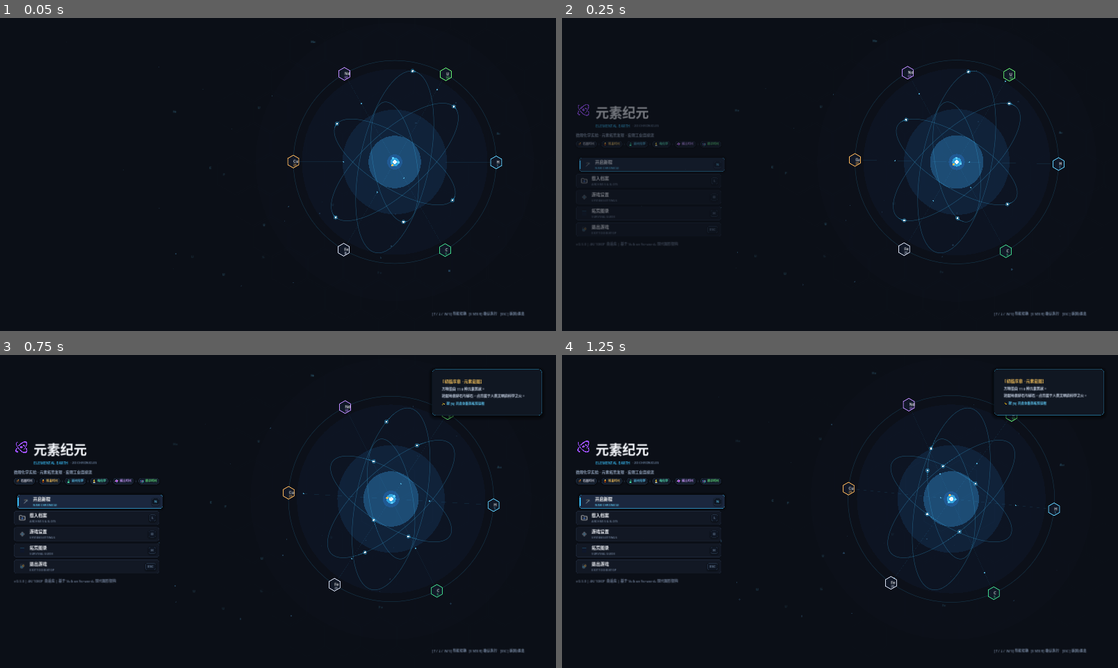
Above: before the commit, frames 1-4 (two rows, left to right).
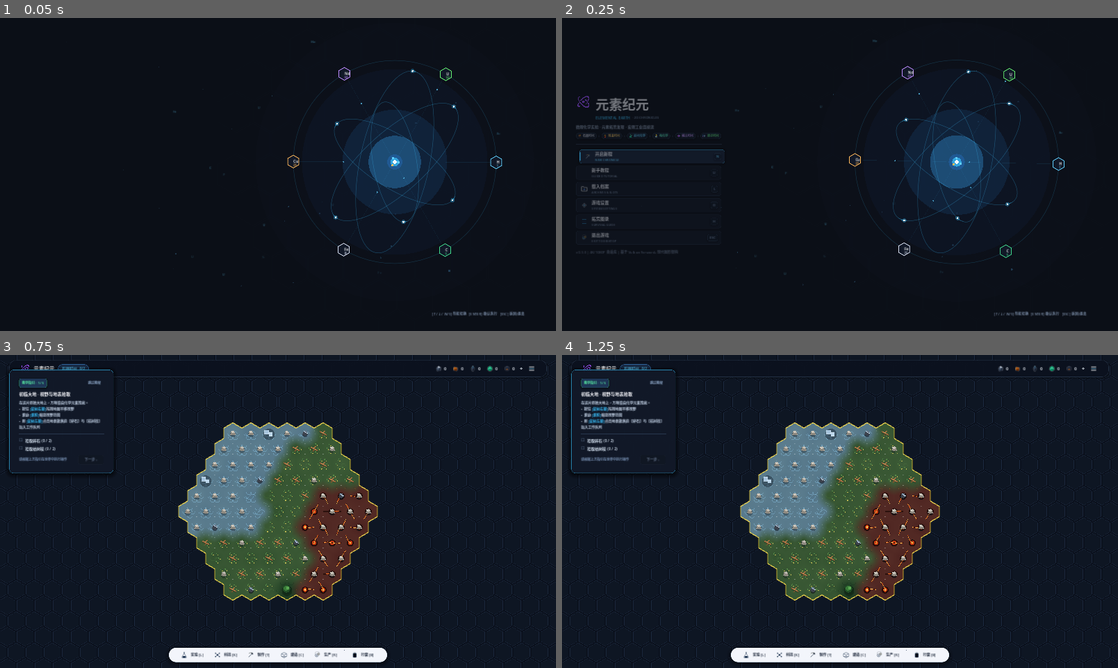
Above: after the commit, the same moments.

Repository: imlinhanchao/elemental-earth-2d
Game: Godot game, scene res://src/scenes/main_menu.tscn
The game is run twice, just before and just after one commit, with the same random seed, the same clock (stepped at 60 frames per second) and the same inputs.
Inputs (mouse positions are in pixels of both pictures, inside the frame that each line leads up to):
- Up to frame 1 (0.05 s): no input
- Up to frame 2 (0.25 s): no input
- Up to frame 3 (0.75 s): click (88, 508) at 0.52 s
- Up to frame 4 (1.25 s): no input

Frame 1 is identical in both runs. In frame 2, 1.6% of the frame differs, in the area x 2-30%, y 24-76%; in frame 3, 28%; in frame 4, 28%, in the area x 0-100%, y 0-100%.

Commit message:
feat: implement guided tutorial system, auto-tutorial on first start, and main menu tutorial entry

Diff:
--- a/src/core/game_state.gd
+++ b/src/core/game_state.gd
@@ -26,6 +26,13 @@
 signal tile_depleted(hex: Vector2i)
 signal tile_respawned(hex: Vector2i)
 signal structure_built(structure_key: String, hex: Vector2i)
+
+signal tutorial_step_changed(step: int)
+signal tutorial_state_changed(active: bool)
+signal tutorial_completed
+
+var is_tutorial_active: bool = false
+var tutorial_step: int = 0
 
 var sim: Simulation
 
@@ -233,3 +240,33 @@
 
 func reset_to_new_game() -> void:
 	sim.reset_to_new_game()
+	is_tutorial_active = false
+	tutorial_step = 0
+
+func start_tutorial() -> void:
+	is_tutorial_active = true
+	tutorial_step = 0
+	tutorial_state_changed.emit(true)
+	tutorial_step_changed.emit(0)
+
+func next_tutorial_step() -> void:
+	tutorial_step += 1
+	tutorial_step_changed.emit(tutorial_step)
+
+func set_tutorial_step(step: int) -> void:
+	tutorial_step = step
+	tutorial_step_changed.emit(tutorial_step)
+
+func complete_tutorial() -> void:
+	is_tutorial_active = false
+	SettingsManager.set_tutorial_completed(true)
+	tutorial_state_changed.emit(false)
+	tutorial_completed.emit()
+	post_notice("🎉 恭喜完成【文明拓荒教程】！现在尽情谱写你的文明进化史册吧！", Color(0.2, 0.9, 0.5))
+
+func skip_tutorial() -> void:
+	is_tutorial_active = false
+	SettingsManager.set_tutorial_completed(true)
+	tutorial_state_changed.emit(false)
+	tutorial_completed.emit()
+	post_notice("已跳过新手教程，进入自由沙盒探索模式！", Color(0.38, 0.82, 1.0))
--- a/src/core/settings_manager.gd
+++ b/src/core/settings_manager.gd
@@ -11,10 +11,17 @@
 	"sfx_volume": 1.0,
 	"fullscreen": false,
 	"auto_save_interval": 45.0,
-	"camera_drag_speed": 1.0
+	"camera_drag_speed": 1.0,
+	"tutorial_completed": false
 }
 
 static var _initialized: bool = false
+
+static func is_tutorial_completed() -> bool:
+	return bool(get_setting("tutorial_completed", false))
+
+static func set_tutorial_completed(completed: bool) -> void:
+	set_setting("tutorial_completed", completed)
 
 static func load_settings() -> void:
 	if not FileAccess.file_exists(SETTINGS_FILE):
--- a/src/scenes/main_menu.gd
+++ b/src/scenes/main_menu.gd
@@ -15,6 +15,7 @@
 
 @onready var btn_continue = $SafeMargin/LayoutHBox/MainPanel/MenuBox/BtnContinue
 @onready var btn_new_game = $SafeMargin/LayoutHBox/MainPanel/MenuBox/BtnNewGame
+@onready var btn_tutorial = $SafeMargin/LayoutHBox/MainPanel/MenuBox/BtnTutorial
 @onready var btn_load_game = $SafeMargin/LayoutHBox/MainPanel/MenuBox/BtnLoadGame
 @onready var btn_settings = $SafeMargin/LayoutHBox/MainPanel/MenuBox/BtnSettings
 @onready var btn_guide = $SafeMargin/LayoutHBox/MainPanel/MenuBox/BtnGuide
@@ -217,6 +218,7 @@
 func _setup_buttons() -> void:
 	_configure_menu_btn(btn_continue, "继续游戏", "RESUME EXPLORATION", "res://assets/icons/save.svg", "ENTER")
 	_configure_menu_btn(btn_new_game, "开启新程", "NEW CHRONICLE", "res://assets/icons/tab_craft.svg", "N")
+	_configure_menu_btn(btn_tutorial, "新手教程", "GUIDED TUTORIAL", "res://assets/icons/tab_experiment.svg", "U")
 	_configure_menu_btn(btn_load_game, "载入档案", "ARCHIVES & SLOTS", "res://assets/icons/load.svg", "L")
 	_configure_menu_btn(btn_settings, "游戏设置", "SYSTEM SETTINGS", "res://assets/icons/settings.svg", "O")
 	_configure_menu_btn(btn_guide, "拓荒图录", "SURVIVAL GUIDE", "res://assets/icons/periodic_table.svg", "H")
@@ -574,6 +576,7 @@
 func _bind_buttons() -> void:
 	btn_continue.pressed.connect(_on_continue_pressed)
 	btn_new_game.pressed.connect(_on_new_game_pressed)
+	btn_tutorial.pressed.connect(_on_tutorial_pressed)
 	btn_load_game.pressed.connect(_on_load_game_pressed)
 	btn_settings.pressed.connect(func(): settings_modal.open())
 	btn_guide.pressed.connect(func(): guide_modal.visible = true)
@@ -618,6 +621,9 @@
 			elif event.keycode == KEY_N:
 				_on_new_game_pressed()
 				get_viewport().set_input_as_handled()
+			elif event.keycode == KEY_U:
+				_on_tutorial_pressed()
+				get_viewport().set_input_as_handled()
 			elif event.keycode == KEY_L:
 				_on_load_game_pressed()
 				get_viewport().set_input_as_handled()
@@ -650,12 +656,33 @@
 		pending_action = func():
 			GameState.reset_to_new_game()
 			SaveManager.pending_load_slot = ""
+			if not SettingsManager.is_tutorial_completed():
+				GameState.start_tutorial()
 			get_tree().change_scene_to_file("res://src/scenes/world.tscn")
 		confirm_dialog.visible = true
 		btn_confirm_ok.grab_focus()
 	else:
 		GameState.reset_to_new_game()
 		SaveManager.pending_load_slot = ""
+		if not SettingsManager.is_tutorial_completed():
+			GameState.start_tutorial()
+		get_tree().change_scene_to_file("res://src/scenes/world.tscn")
+
+func _on_tutorial_pressed() -> void:
+	var latest_slot = SaveManager.get_latest_save_slot()
+	if latest_slot != "":
+		confirm_text.text = "进入新手教程将重置当前世界状态以开启教学演练。\n确认开启新手教程吗？"
+		pending_action = func():
+			GameState.reset_to_new_game()
+			SaveManager.pending_load_slot = ""
+			GameState.start_tutorial()
+			get_tree().change_scene_to_file("res://src/scenes/world.tscn")
+		confirm_dialog.visible = true
+		btn_confirm_ok.grab_focus()
+	else:
+		GameState.reset_to_new_game()
+		SaveManager.pending_load_slot = ""
+		GameState.start_tutorial()
 		get_tree().change_scene_to_file("res://src/scenes/world.tscn")
 
 func _on_load_game_pressed() -> void:
--- a/src/scenes/main_menu.tscn
+++ b/src/scenes/main_menu.tscn
@@ -98,6 +98,10 @@
 layout_mode = 2
 
 [node name="BtnNewGame" type="Button" parent="SafeMargin/LayoutHBox/MainPanel/MenuBox"]
+custom_minimum_size = Vector2(0, 48)
+layout_mode = 2
+
+[node name="BtnTutorial" type="Button" parent="SafeMargin/LayoutHBox/MainPanel/MenuBox"]
 custom_minimum_size = Vector2(0, 48)
 layout_mode = 2
 
--- a/src/scenes/world.gd
+++ b/src/scenes/world.gd
@@ -84,7 +84,7 @@
 		var target = SaveManager.pending_load_slot
 		SaveManager.pending_load_slot = ""
 		SaveManager.load_from_slot(target, self)
-	elif SaveManager.has_any_save() and GameState.inventory.items.is_empty() and GameState.current_era == 0 and GameState.discovered_elements.is_empty():
+	elif not GameState.is_tutorial_active and SaveManager.has_any_save() and GameState.inventory.items.is_empty() and GameState.current_era == 0 and GameState.discovered_elements.is_empty():
 		var latest = SaveManager.get_latest_save_slot()
 		if latest != "":
 			SaveManager.load_from_slot(latest, self)
@@ -119,6 +119,14 @@
 	elif arg_name == "--screenshot-codex":
 		hud.lab_modal.open()
 		hud.lab_modal._switch_tab(1)
+	elif arg_name == "--screenshot-tutorial":
+		GameState.start_tutorial()
+		hud.tutorial_dock.visible = true
+		camera.position = Vector2.ZERO
+		camera.zoom = Vector2(1.0, 1.0)
+		target_zoom = Vector2(1.0, 1.0)
+		camera.reset_smoothing()
+		terrain_layer.queue_redraw()
 	elif arg_name == "--screenshot-hud":
 		camera.position = Vector2.ZERO
 		camera.zoom = Vector2(1.0, 1.0)
--- a/src/ui/hud.gd
+++ b/src/ui/hud.gd
@@ -81,6 +81,7 @@
 @onready var settings_modal = $SettingsModal
 @onready var pause_menu = $PauseMenu
 @onready var inventory_modal = $InventoryModal
+@onready var tutorial_dock = $TutorialDock
 
 var current_nearby_furnace: Node2D = null
 
@@ -99,6 +100,8 @@
 	settings_modal.theme = sc_theme
 	pause_menu.theme = sc_theme
 	inventory_modal.theme = sc_theme
+	tutorial_dock.theme = sc_theme
+	tutorial_dock.visible = GameState.is_tutorial_active
 
 	GameState.notification_posted.connect(_on_notification_posted)
 	GameState.element_discovered.connect(_on_element_discovered)
--- a/src/ui/hud.tscn
+++ b/src/ui/hud.tscn
@@ -30,6 +30,7 @@
 [ext_resource type="Texture2D" uid="uid://np0ohxfoele7" path="res://assets/icons/res_iron.svg" id="28_iron"]
 [ext_resource type="Texture2D" uid="uid://dyrxpwev141wl" path="res://assets/icons/res_salt.svg" id="29_salt"]
 [ext_resource type="Texture2D" uid="uid://dxfqc18wxj5s5" path="res://assets/icons/res_sulfur.svg" id="30_sulfur"]
+[ext_resource type="PackedScene" path="res://src/ui/tutorial_dock.tscn" id="19_tut_dock"]
 
 [node name="HUD" type="CanvasLayer"]
 script = ExtResource("1_hud")
@@ -522,3 +523,6 @@
 
 [node name="InventoryModal" parent="." instance=ExtResource("18_inv_modal")]
 visible = false
+
+[node name="TutorialDock" parent="." instance=ExtResource("19_tut_dock")]
+visible = false
--- /dev/null
+++ b/src/ui/tutorial_dock.gd
@@ -0,0 +1,252 @@
+# tutorial_dock.gd
+# 现代化科学沉浸式新手教学悬浮导引坞: 动态步骤任务链、实时条件追踪、快捷键高亮、完成推进与跳过
+extends Control
+
+const ThemeStyler = preload("res://src/ui/theme_styler.gd")
+
+signal tutorial_finished
+signal tutorial_skipped
+
+@onready var panel_container = $PanelContainer
+@onready var header_hbox = $PanelContainer/Margin/VBox/HeaderHBox
+@onready var step_badge = $PanelContainer/Margin/VBox/HeaderHBox/StepBadge
+@onready var step_badge_lbl = $PanelContainer/Margin/VBox/HeaderHBox/StepBadge/BadgeLbl
+@onready var btn_skip = $PanelContainer/Margin/VBox/HeaderHBox/BtnSkip
+
+@onready var title_lbl = $PanelContainer/Margin/VBox/TitleLabel
+@onready var desc_lbl = $PanelContainer/Margin/VBox/DescLabel
+@onready var goals_vbox = $PanelContainer/Margin/VBox/GoalsVBox
+
+@onready var footer_hbox = $PanelContainer/Margin/VBox/FooterHBox
+@onready var status_lbl = $PanelContainer/Margin/VBox/FooterHBox/StatusLbl
+@onready var btn_next = $PanelContainer/Margin/VBox/FooterHBox/BtnNext
+
+# 教学步骤元数据定义
+const STAGES: Array[Dictionary] = [
+	{
+		"title": "初临大地 · 视野与地表拾取",
+		"desc": "在这片原始大地上，万物皆由化学元素筑就。\n• 按住 [color=#38bdf8][鼠标右键][/color] 拖拽地图平移视野\n• 滚动 [color=#38bdf8][滚轮][/color] 缩放视野范围\n• 用 [color=#38bdf8][鼠标左键][/color] 点击地表散落的【碎石】与【枯树枝】加入工作队列",
+		"goals": [
+			{"id": "stone", "text": "拾取碎石", "target": 2},
+			{"id": "stick", "text": "拾取枯树枝", "target": 2}
+		]
+	},
+	{
+		"title": "锐利石刃 · 寻找燧石与盐湖汲水",
+		"desc": "坚硬锐利的石刃是制作第一柄工具的关键：\n• 在原野中寻找带深色青蓝刃口的【燧石】并点击拾取\n• 前往西侧灰蓝色的水泊，点击【盐湖】汲取天然盐水",
+		"goals": [
+			{"id": "flint", "text": "拾取燧石", "target": 1},
+			{"id": "water", "text": "盐湖汲水", "target": 1}
+		]
+	},
+	{
+		"title": "工匠破雾 · 打造手斧与橡树现形",
+		"desc": "素材已齐备！正式迈向石器工匠时代：\n• 按键盘快捷键 [color=#38bdf8][T][/color] 呼出底部【制作栏】\n• 打造你的第一件工具【原始燧石手斧】\n• 制作完成后工具将自动装配——观察大地图：深林处的【大橡树】破除迷雾显现了！",
+		"goals": [
+			{"id": "axe", "text": "打造并装备原始燧石斧", "target": 1}
+		]
+	},
+	{
+		"title": "伐木拓荒 · 采伐原木与构筑营地",
+		"desc": "手斧赋予了你砍伐坚硬林木的生产力：\n• 点击显现的大橡树，采伐【原木】\n• 提示：右键单点地块可呼出【批次/无尽开采】菜单\n• 收集木材后，按快捷键 [color=#38bdf8][C][/color] 建造一座【原始篝火堆】！",
+		"goals": [
+			{"id": "wood", "text": "砍伐获取原木", "target": 4},
+			{"id": "structure", "text": "建造原始篝火堆或熔炉", "target": 1}
+		]
+	},
+	{
+		"title": "科学晨曦 · 科技星图与化学圣殿",
+		"desc": "火与工具点燃了人类理性的第一缕晨光：\n• 按键盘 [color=#38bdf8][K][/color] 查阅 40 项全景【科技星图】，研读前沿突破\n• 按键盘 [color=#38bdf8][L][/color] 进入【微观化学实验台】，探秘 118 种元素合成之道\n• 恭喜你掌握了生存与科研之法，广袤的元素宇宙已为你敞开！",
+		"goals": [
+			{"id": "complete", "text": "启程迈入自由沙盒", "target": 1}
+		]
+	}
+]
+
+var current_stage_idx: int = 0
+var goal_checkboxes: Array[Dictionary] = []
+var stage_completed: bool = false
+var pulse_time: float = 0.0
+
+func _ready() -> void:
+	_apply_styles()
+	_bind_events()
+	_load_stage(GameState.tutorial_step)
+
+	GameState.tutorial_step_changed.connect(func(step):
+		_load_stage(step)
+	)
+	GameState.tutorial_state_changed.connect(func(active):
+		visible = active
+	)
+
+func _process(delta: float) -> void:
+	if not visible:
+		return
+
+	_check_current_goals()
+
+	if stage_completed and is_instance_valid(btn_next):
+		pulse_time += delta * 4.0
+		var glow = 0.85 + sin(pulse_time) * 0.15
+		btn_next.modulate = Color(glow, 1.0, glow)
+
+func _apply_styles() -> void:
+	# 悬浮磨砂现代深蓝玻璃卡片
+	var card_box = ThemeStyler.create_card_box(14, Color(0.07, 0.10, 0.16, 0.94), Color(0.22, 0.74, 0.97, 0.75))
+	card_box.content_margin_left = 18
+	card_box.content_margin_top = 16
+	card_box.content_margin_right = 18
+	card_box.content_margin_bottom = 16
+	card_box.shadow_color = Color(0.0, 0.0, 0.0, 0.55)
+	card_box.shadow_size = 16
+	card_box.shadow_offset = Vector2(0, 4)
+	panel_container.add_theme_stylebox_override("panel", card_box)
+
+	# 进度药丸徽章
+	var badge_box = ThemeStyler.create_pill_box(6, Color(0.12, 0.22, 0.35, 0.95), Color(0.25, 0.85, 0.55, 0.8))
+	badge_box.content_margin_left = 10
+	badge_box.content_margin_right = 10
+	badge_box.content_margin_top = 3
+	badge_box.content_margin_bottom = 3
+	step_badge.add_theme_stylebox_override("panel", badge_box)
+
+	# 下一步按钮样式
+	var next_box = ThemeStyler.create_pill_box(8, Color(0.12, 0.45, 0.35, 0.95), Color(0.25, 0.95, 0.65, 0.9))
+	next_box.content_margin_left = 14
+	next_box.content_margin_right = 14
+	next_box.content_margin_top = 6
+	next_box.content_margin_bottom = 6
+	btn_next.add_theme_stylebox_override("normal", next_box)
+
+	var next_hover = ThemeStyler.create_pill_box(8, Color(0.16, 0.60, 0.45, 1.0), Color(0.40, 1.0, 0.75, 1.0))
+	next_hover.content_margin_left = 14
+	next_hover.content_margin_right = 14
+	next_hover.content_margin_top = 6
+	next_hover.content_margin_bottom = 6
+	btn_next.add_theme_stylebox_override("hover", next_hover)
+	btn_next.add_theme_stylebox_override("pressed", next_hover)
+
+func _bind_events() -> void:
+	btn_next.pressed.connect(_on_next_pressed)
+	btn_skip.pressed.connect(_on_skip_pressed)
+
+func _load_stage(stage_idx: int) -> void:
+	if stage_idx < 0: stage_idx = 0
+	if stage_idx >= STAGES.size():
+		_finish_tutorial()
+		return
+
+	current_stage_idx = stage_idx
+	stage_completed = false
+	pulse_time = 0.0
+	btn_next.modulate = Color.WHITE
+
+	var stage = STAGES[current_stage_idx]
+	step_badge_lbl.text = "教学指引 · %d / %d" % [current_stage_idx + 1, STAGES.size()]
+	title_lbl.text = stage["title"]
+	desc_lbl.text = stage["desc"]
+
+	# 重建目标清单
+	for c in goals_vbox.get_children():
+		c.queue_free()
+	goal_checkboxes.clear()
+
+	for g in stage["goals"]:
+		var hbox = HBoxContainer.new()
+		hbox.add_theme_constant_override("separation", 8)
+
+		var icon_lbl = Label.new()
+		icon_lbl.name = "Icon"
+		icon_lbl.text = "☐"
+		icon_lbl.add_theme_font_size_override("font_size", 14)
+		icon_lbl.add_theme_color_override("font_color", Color(0.5, 0.6, 0.75))
+		hbox.add_child(icon_lbl)
+
+		var text_lbl = Label.new()
+		text_lbl.name = "Text"
+		text_lbl.text = "%s (0 / %d)" % [g["text"], g["target"]]
+		text_lbl.add_theme_font_size_override("font_size", 13)
+		text_lbl.add_theme_color_override("font_color", Color(0.85, 0.90, 0.96))
+		hbox.add_child(text_lbl)
+
+		goals_vbox.add_child(hbox)
+		goal_checkboxes.append({
+			"id": g["id"],
+			"target": g["target"],
+			"text": g["text"],
+			"icon_lbl": icon_lbl,
+			"text_lbl": text_lbl
+		})
+
+	if current_stage_idx == STAGES.size() - 1:
+		btn_next.text = "完成教学 🎉"
+	else:
+		btn_next.text = "下一步 ›"
+
+	_check_current_goals()
+
+func _check_current_goals() -> void:
+	if current_stage_idx >= STAGES.size():
+		return
+
+	var all_met = true
+
+	for item in goal_checkboxes:
+		var gid = item["id"]
+		var target = item["target"]
+		var current = 0
+
+		match gid:
+			"stone":
+				current = GameState.inventory.get_count("stone")
+			"stick":
+				current = GameState.inventory.get_count("stick")
+			"flint":
+				current = GameState.inventory.get_count("flint")
+			"water":
+				current = GameState.inventory.get_count("water")
+			"axe":
+				current = 1 if GameState.equipped_tools.get("axe", "bare_hands") == "flint_axe" else 0
+			"wood":
+				current = GameState.inventory.get_count("wood")
+			"structure":
+				current = 1 if (GameState.built_furnaces.size() > 0 or GameState.inventory.get_count("fire_pit") > 0) else 0
+			"complete":
+				current = 1
+
+		var met = (current >= target)
+		if not met:
+			all_met = false
+
+		item["icon_lbl"].text = "☑" if met else "☐"
+		item["icon_lbl"].add_theme_color_override("font_color", Color(0.25, 0.95, 0.55) if met else Color(0.45, 0.55, 0.68))
+		item["text_lbl"].text = "%s (%d / %d)" % [item["text"], min(current, target), target]
+		item["text_lbl"].add_theme_color_override("font_color", Color(0.25, 0.95, 0.55) if met else Color(0.85, 0.90, 0.96))
+
+	stage_completed = all_met
+	btn_next.disabled = not stage_completed
+	if stage_completed:
+		status_lbl.text = "⚡ 阶段目标已达成！点击进入下一步"
+		status_lbl.add_theme_color_override("font_color", Color(0.25, 0.95, 0.55))
+	else:
+		status_lbl.text = "请根据上方指引在世界中执行操作"
+		status_lbl.add_theme_color_override("font_color", Color(0.48, 0.58, 0.72))
+
+func _on_next_pressed() -> void:
+	if not stage_completed:
+		return
+	if current_stage_idx < STAGES.size() - 1:
+		GameState.next_tutorial_step()
+	else:
+		_finish_tutorial()
+
+func _on_skip_pressed() -> void:
+	GameState.skip_tutorial()
+	visible = false
+	tutorial_skipped.emit()
+
+func _finish_tutorial() -> void:
+	GameState.complete_tutorial()
+	visible = false
+	tutorial_finished.emit()
--- /dev/null
+++ b/src/ui/tutorial_dock.tscn
@@ -0,0 +1,103 @@
+[gd_scene load_steps=2 format=3 uid="uid://b8yfk3q6v2n21"]
+
+[ext_resource type="Script" path="res://src/ui/tutorial_dock.gd" id="1_tutscript"]
+
+[node name="TutorialDock" type="Control"]
+custom_minimum_size = Vector2(360, 0)
+layout_mode = 3
+anchors_preset = 0
+offset_left = 32.0
+offset_top = 88.0
+offset_right = 392.0
+offset_bottom = 370.0
+mouse_filter = 1
+script = ExtResource("1_tutscript")
+
+[node name="PanelContainer" type="PanelContainer" parent="."]
+custom_minimum_size = Vector2(350, 0)
+layout_mode = 1
+anchors_preset = 15
+anchor_right = 1.0
+anchor_bottom = 1.0
+grow_horizontal = 2
+grow_vertical = 2
+
+[node name="Margin" type="MarginContainer" parent="PanelContainer"]
+layout_mode = 2
+theme_override_constants/margin_left = 16
+theme_override_constants/margin_top = 14
+theme_override_constants/margin_right = 16
+theme_override_constants/margin_bottom = 14
+
+[node name="VBox" type="VBoxContainer" parent="PanelContainer/Margin"]
+layout_mode = 2
+theme_override_constants/separation = 10
+
+[node name="HeaderHBox" type="HBoxContainer" parent="PanelContainer/Margin/VBox"]
+layout_mode = 2
+theme_override_constants/separation = 8
+
+[node name="StepBadge" type="PanelContainer" parent="PanelContainer/Margin/VBox/HeaderHBox"]
+layout_mode = 2
+
+[node name="BadgeLbl" type="Label" parent="PanelContainer/Margin/VBox/HeaderHBox/StepBadge"]
+layout_mode = 2
+theme_override_colors/font_color = Color(0.35, 0.95, 0.65, 1)
+theme_override_font_sizes/font_size = 11
+text = "教学指引 · 1 / 5"
+
+[node name="Spacer" type="Control" parent="PanelContainer/Margin/VBox/HeaderHBox"]
+layout_mode = 2
+size_flags_horizontal = 3
+mouse_filter = 2
+
+[node name="BtnSkip" type="Button" parent="PanelContainer/Margin/VBox/HeaderHBox"]
+layout_mode = 2
+mouse_default_cursor_shape = 2
+theme_override_colors/font_color = Color(0.55, 0.65, 0.78, 1)
+theme_override_colors/font_hover_color = Color(0.95, 0.45, 0.45, 1)
+theme_override_font_sizes/font_size = 11
+text = "跳过教程"
+flat = true
+
+[node name="TitleLabel" type="Label" parent="PanelContainer/Margin/VBox"]
+layout_mode = 2
+theme_override_colors/font_color = Color(0.98, 0.98, 1, 1)
+theme_override_font_sizes/font_size = 15
+text = "初临大地 · 视野与地表拾取"
+
+[node name="DescLabel" type="RichTextLabel" parent="PanelContainer/Margin/VBox"]
+layout_mode = 2
+theme_override_colors/default_color = Color(0.78, 0.84, 0.92, 1)
+theme_override_font_sizes/normal_font_size = 12
+bbcode_enabled = true
+text = "在这片原始大地上，万物皆由化学元素筑就。"
+fit_content = true
+autowrap_mode = 2
+
+[node name="HSep" type="HSeparator" parent="PanelContainer/Margin/VBox"]
+layout_mode = 2
+
+[node name="GoalsVBox" type="VBoxContainer" parent="PanelContainer/Margin/VBox"]
+layout_mode = 2
+theme_override_constants/separation = 6
+
+[node name="FooterHBox" type="HBoxContainer" parent="PanelContainer/Margin/VBox"]
+layout_mode = 2
+theme_override_constants/separation = 10
+
+[node name="StatusLbl" type="Label" parent="PanelContainer/Margin/VBox/FooterHBox"]
+layout_mode = 2
+size_flags_horizontal = 3
+theme_override_colors/font_color = Color(0.48, 0.58, 0.72, 1)
+theme_override_font_sizes/font_size = 11
+text = "请根据上方指引在世界中执行操作"
+autowrap_mode = 2
+
+[node name="BtnNext" type="Button" parent="PanelContainer/Margin/VBox/FooterHBox"]
+custom_minimum_size = Vector2(88, 30)
+layout_mode = 2
+mouse_default_cursor_shape = 2
+theme_override_colors/font_color = Color(1, 1, 1, 1)
+theme_override_font_sizes/font_size = 12
+text = "下一步 ›"
Binary file changed: screenshot_current.png
Binary file changed: screenshot_main_menu.png
Not shown, changed: AGENTS.md
